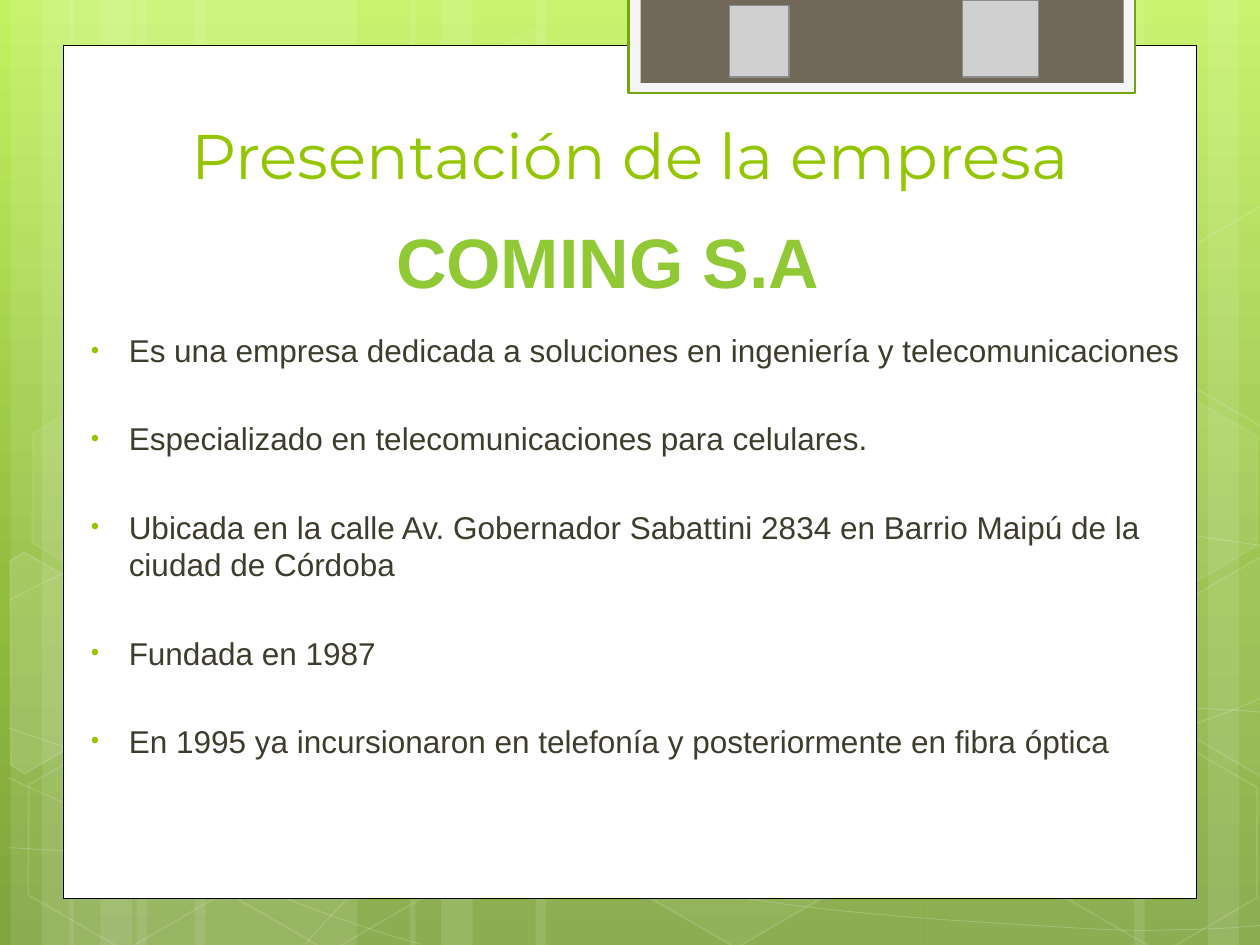
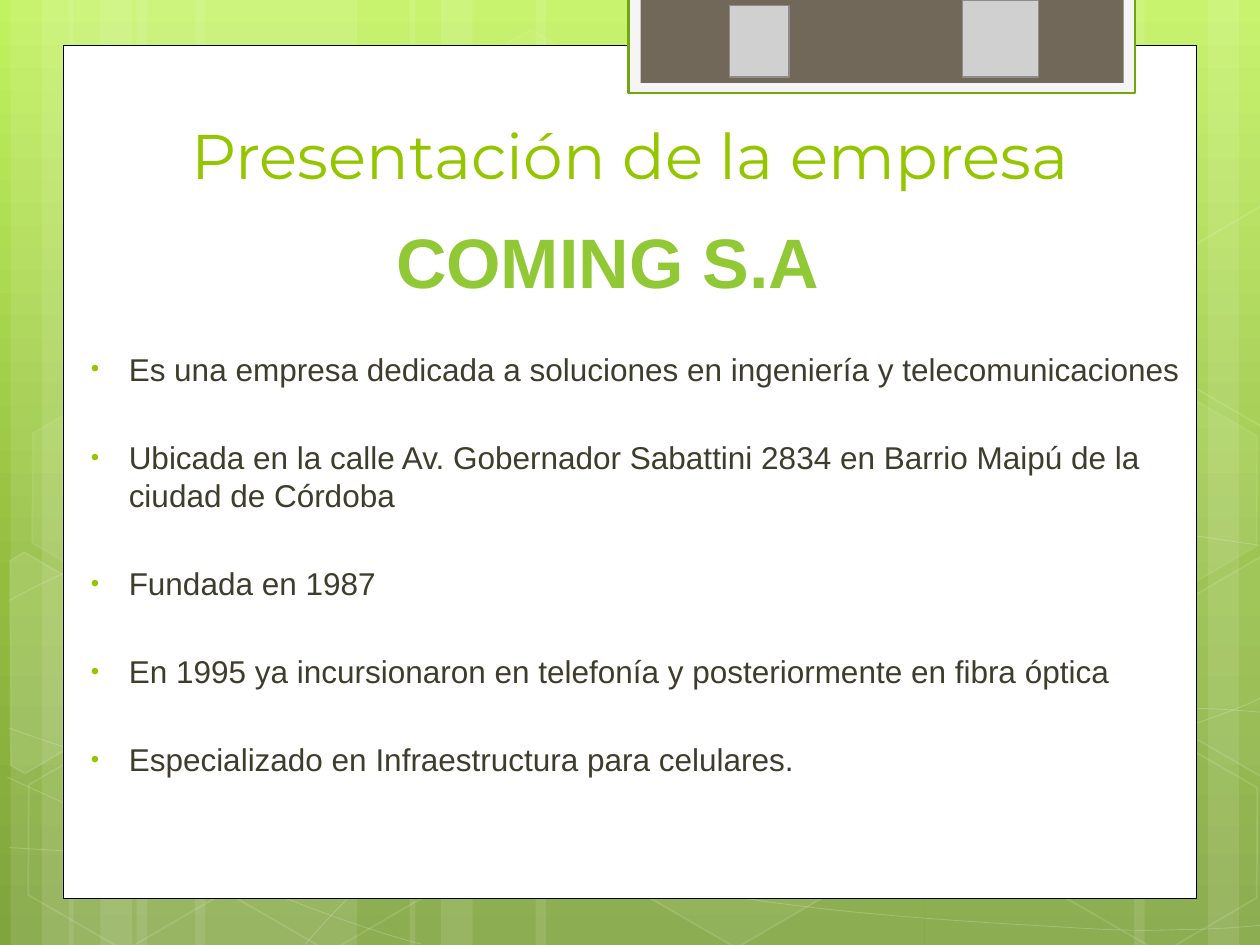
Before and after one commit to ptissera/habilitacion-profesional-2012-4k4, a slide deck: slide 4 of Documentacion/Proyecto/Presentacion Final/Exposicion Final.pptx. Drawn at 1260x945 pixels with LibreOffice and Linux fonts; fonts in the diff are those of the drawing; grey boxes stand for pictures. Boxes give left, top, right and bottom in pixels: in the first picture for what was removed or moved away, otherwise in the second. Text is boxed around its words. In the diff, an @@ line names an element or a change of style, - is before the commit and + after.

```diff
--- a/Documentacion/Proyecto/Presentacion Final/Exposicion Final.pptx
+++ b/Documentacion/Proyecto/Presentacion Final/Exposicion Final.pptx
@@ text "Es una empresa dedicada a ...": place and size @@
-text "Es una empresa dedicada a ..." at box(129, 339, 1179, 759)
+text "Es una empresa dedicada a ..." at box(129, 358, 1179, 777)
@@ text at box(129, 427, 868, 456): paragraph removed @@
-• Especializado en telecomunicaciones para celulares.
@@ text at box(129, 748, 794, 777): paragraph added @@
+• Especializado en Infraestructura para celulares.
```
Also in this commit, not shown: 2 other slides changed.
